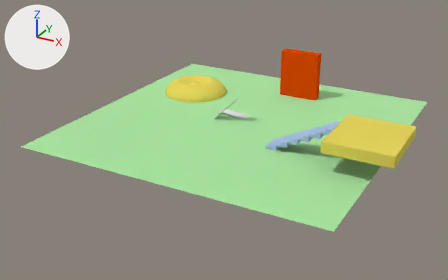
The Blender file assets/levels/collisiontest.blend as it was, and as the next commit left it.
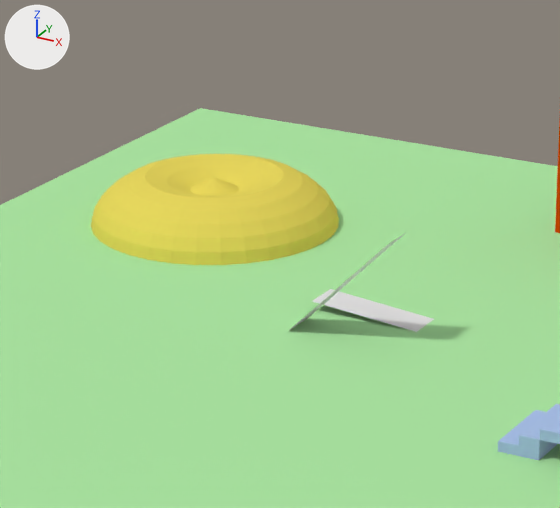
Old and new are each drawn whole from a 50 mm lens placed at (51.8, -101.5, 46.1), pointed at (-1.4, -4.6, -2.3) and again close up on the part from 32% to 63% of the width and 13% to 58% of the height. Lighting does not change. The marker at upper left points along +X, +Y and +Z.
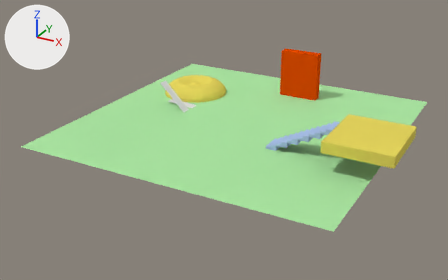
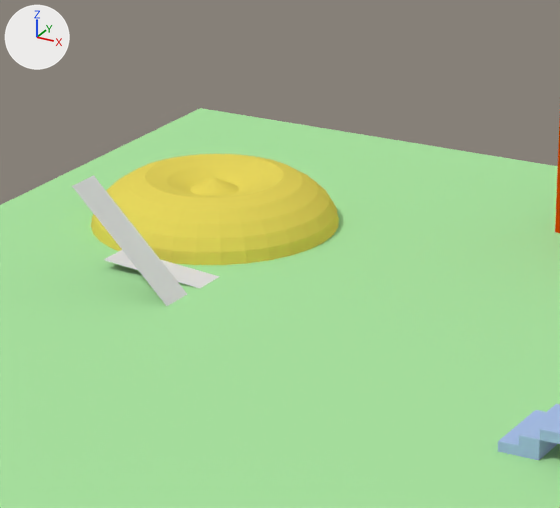
Where the change shows, as pixel boxes (x1, y1, x2, y2) in the close-ups (560 x 508 px):
'Plane.002', moved, turned
    before: (290, 232, 407, 330)
    after: (72, 175, 187, 306)
'Plane.001', moved
    before: (312, 289, 434, 332)
    after: (104, 250, 219, 288)

Edits to the bpy script that builds the scene:
```text
Change ob_plane_002:
    ob_plane_002.location: (-3.02, 0.0, 2.75) -> (-15.6, 0.0, 2.75)
    ob_plane_002.rotation_euler: (0.0, -2.356, 3.142) -> (0.0, -2.356, 6.283)  # degrees (0, -135, 180) -> degrees (0, -135, 360)
Change ob_plane_001:
    ob_plane_001.location: (-3.11, 3.0, 0.26) -> (-15.7, 3.0, 0.26)
```
